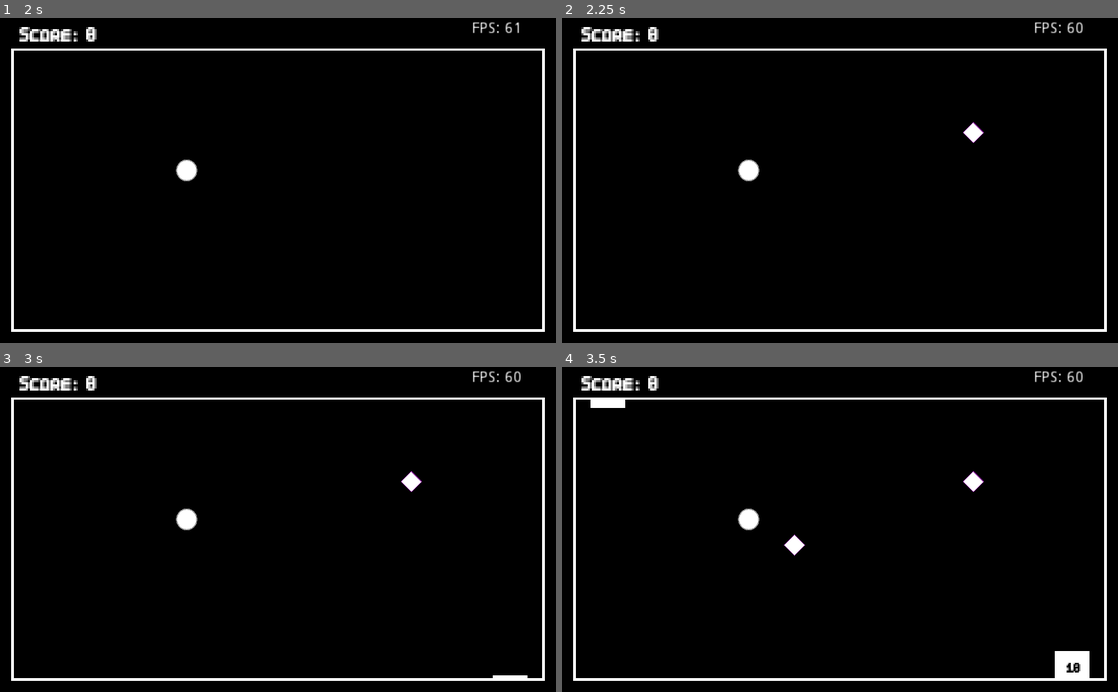
Above: before the commit, frames 1-4 (two rows, left to right).
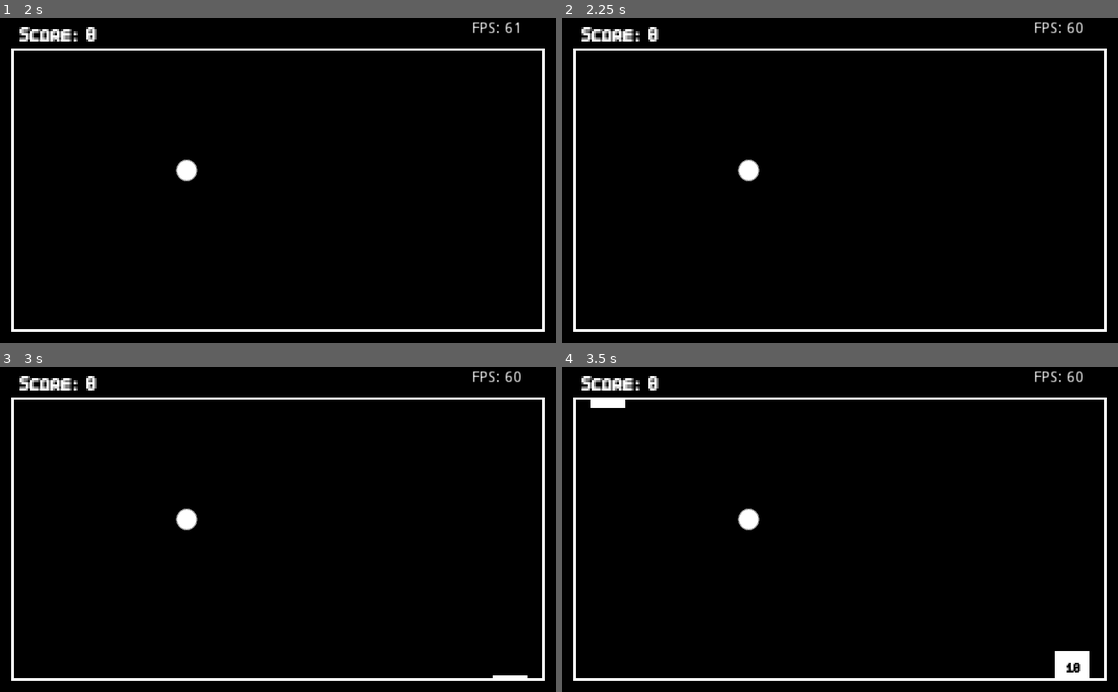
Above: after the commit, the same moments.

Repository: sugarvoid/cross-out
Game: Godot game, scene res://game/start_screen.tscn
Same seed, same stepped clock (60 frames per second), same inputs: the game is played once before the commit and once after it.
Inputs:
- Up to frame 1 (2 s): click "start" at 0.5 s; tap Enter (ui_accept) at 1.25, 1.52 s
- Up to frame 2 (2.25 s): tap Enter (ui_accept) at 2 s
- Up to frame 3 (3 s): tap Enter (ui_accept) at 2.27, 2.75 s
- Up to frame 4 (3.5 s): no input

Frame 1 is identical in both runs. In frame 2, 0.1% of the frame differs, in the area x 72-76%, y 32-39%; in frame 3, 0.1%; in frame 4, 0.3%, in the area x 39-76%, y 32-59%.

Commit message:
Fix speed up function in player

Diff:
--- a/game/game.gd
+++ b/game/game.gd
@@ -11,15 +11,23 @@
 onready var tmr_start_player: Timer = get_node("TmrStart")
 onready var player_killzone: Area2D = get_node("KillZone")
 onready var lbl_score: RichTextLabel = get_node("HUD/LblScore")
+onready var tmr_move_speed_up: Timer = get_node("TmrSpeedUp")
 
 
 func _ready():
+	self.player = get_node("Player")
+	self._connect_signals()
+	self.tmr_start_player.start(5)
+	self.tmr_move_speed_up.start(10)
+	_update_score(player_score)
+
+
+
+func _connect_signals() -> void:
 	self.tmr_start_player.connect("timeout", self, "_start_player")
-	player_killzone.connect("body_entered", self, "_on_player_off_screen")
-	self.tmr_start_player.start(5)
-	_update_score(player_score)
-	player = get_node("Player")
-	player.connect("has_hit_target", self, "_update_score")
+	self.tmr_move_speed_up.connect("timeout", self, "_speed_up_player")
+	self.player_killzone.connect("body_entered", self, "_on_player_off_screen")
+	self.player.connect("has_hit_target", self, "_update_score")
 
 func _start_player() -> void:
 	self.player.in_play = true
@@ -34,3 +42,6 @@
 func _update_score(score: int):
 	player_score += score
 	lbl_score.text = str("Score: ", player_score)
+
+func _speed_up_player() -> void:
+	self.player.increase_speed()
--- a/game/game.tscn
+++ b/game/game.tscn
@@ -67,3 +67,5 @@
 
 [node name="CollisionPolygon2D" type="CollisionPolygon2D" parent="KillZone"]
 polygon = PoolVector2Array( -64, -54, 1058, -54, 1061, 649, -74, 650, -71, -42, -123, -42, -123, 698, 1091, 698, 1091, -112, -66, -110 )
+
+[node name="TmrSpeedUp" type="Timer" parent="."]
--- a/game/manager/hazard_manager.gd
+++ b/game/manager/hazard_manager.gd
@@ -10,7 +10,7 @@
 
 func _ready() -> void:
 	self.tmr_haz_spawner.connect("timeout", self, "_on_spawner_timeout")
-	tmr_haz_spawner.start(1)
+	tmr_haz_spawner.start(4)
 
 func _get_rand_spawn_pos() -> Vector2:
 	randomize()
--- a/game/manager/hazard_manager.tscn
+++ b/game/manager/hazard_manager.tscn
@@ -21,7 +21,7 @@
 position = Vector2( 4, 208 )
 
 [node name="Left" type="Position2D" parent="SpawnZone"]
-position = Vector2( -302, 0 )
+position = Vector2( -281, 0 )
 
 [node name="Right" type="Position2D" parent="SpawnZone"]
 position = Vector2( 365, -6 )
--- a/game/player/player.gd
+++ b/game/player/player.gd
@@ -26,6 +26,12 @@
 	if event.is_action_pressed("ui_accept"):
 		self.jump_next = true
 
+func _is_moving_right() -> bool:
+	if x_movement < 0:
+		return false
+	else:
+		return true
+
 func _physics_process(delta):
 	if self.in_play:
 		velocity.y += gravity * delta
@@ -48,7 +54,13 @@
 	self.x_movement = x_movement * -1
 
 func increase_speed() -> void:
-	self.x_movement += self.SPEED_UP_AMOUNT
+	if self._is_moving_right():
+		self.x_movement += self.SPEED_UP_AMOUNT
+	else:
+		self.x_movement -= self.SPEED_UP_AMOUNT
+
+	print(str("Player speed is now ", self.x_movement))
+
 
 #func went_off_screen():
 #	print("went off screen")
